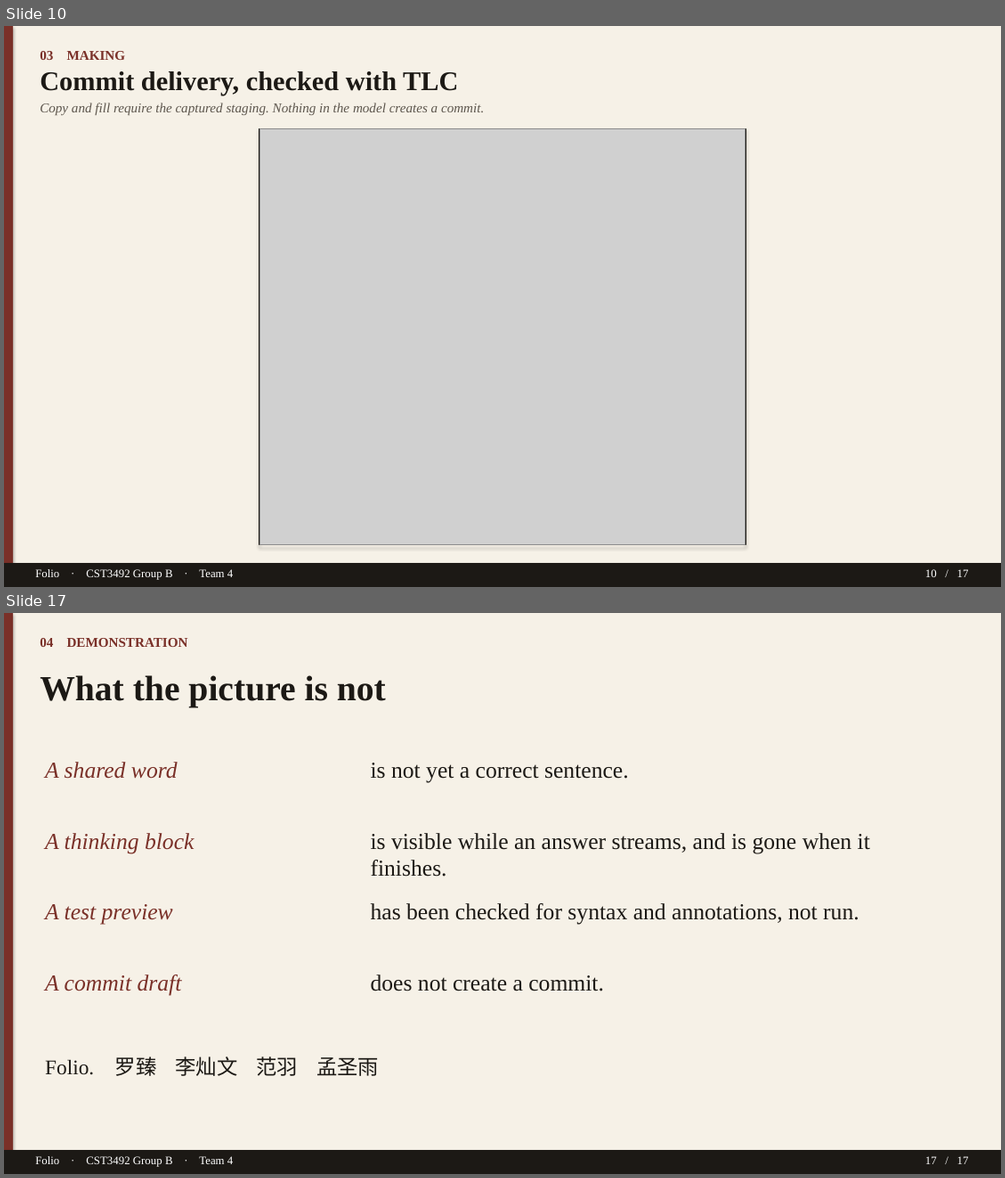
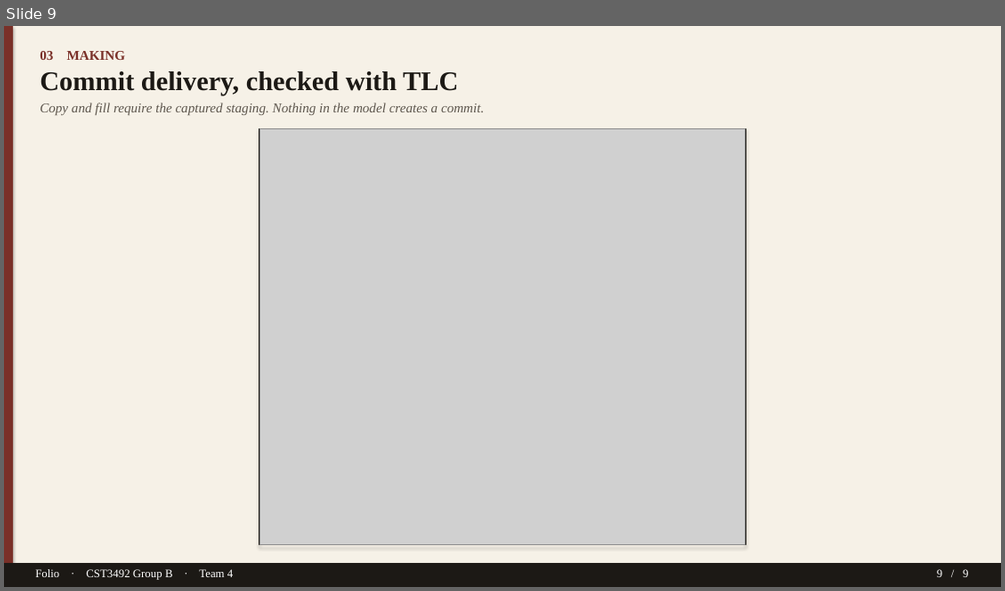
Before and after one commit to TTAWDTT/folio, a slide deck: submission/documents/Folio-GroupB-Team4-Slides.pptx. Shown one above the other, each under a label of ours: slides 10 and 17 before the commit, slide 9 after it; the slides between them are not shown. The pictures are 1005x1178 and 1005x591 pixels, drawn with LibreOffice and Linux fonts; fonts in the diff are those of the drawing; grey boxes stand for pictures. Boxes give left, top, right and bottom in pixels: in the first picture for what was removed or moved away, otherwise in the second. Text is boxed around its words. In the diff, an @@ line names an element or a change of style, - is before the commit and + after.

```diff
--- a/submission/documents/Folio-GroupB-Team4-Slides.pptx
+++ b/submission/documents/Folio-GroupB-Team4-Slides.pptx
@@ slide 17 removed at (4,613,1001,1174), background #FFFFFF @@
@@ rectangle removed at (4,613,1001,1174) @@
@@ rectangle removed at (4,613,13,1174) @@
@@ text removed at (40,638,188,647) @@
-04 DEMONSTRATION
@@ text removed at (40,675,386,707) @@
-What the picture is not
@@ text removed at (45,762,178,779) @@
-A shared word
@@ text removed at (371,763,629,782) @@
-is not yet a correct sentence.
@@ text removed at (45,833,194,853) @@
-A thinking block
@@ text removed at (371,833,870,876) @@
-is visible while an answer streams, and is gone when it finishes.
@@ text removed at (45,904,173,925) @@
-A test preview
@@ text removed at (371,903,859,925) @@
-has been checked for syntax and annotations, not run.
@@ text removed at (45,974,182,996) @@
-A commit draft
@@ text removed at (371,974,604,991) @@
-does not create a commit.
@@ text removed at (45,1056,379,1076) @@
-Folio. 罗臻 李灿文 范羽 孟圣雨
@@ rectangle removed at (4,1150,1001,1174) @@
@@ text removed at (35,1156,233,1167) @@
-Folio · CST3492 Group B · Team 4
@@ text removed at (925,1156,969,1164) @@
-17 / 17
@@ what was slide 10 is now slide 9 @@
@@ slide 9 changed as well @@
@@ text at (937,569,968,577): text changed @@
-10 / 17
+9 / 9
```
Also in this commit, not shown: 8 other slides changed, 7 other slides removed, 5 other files.
